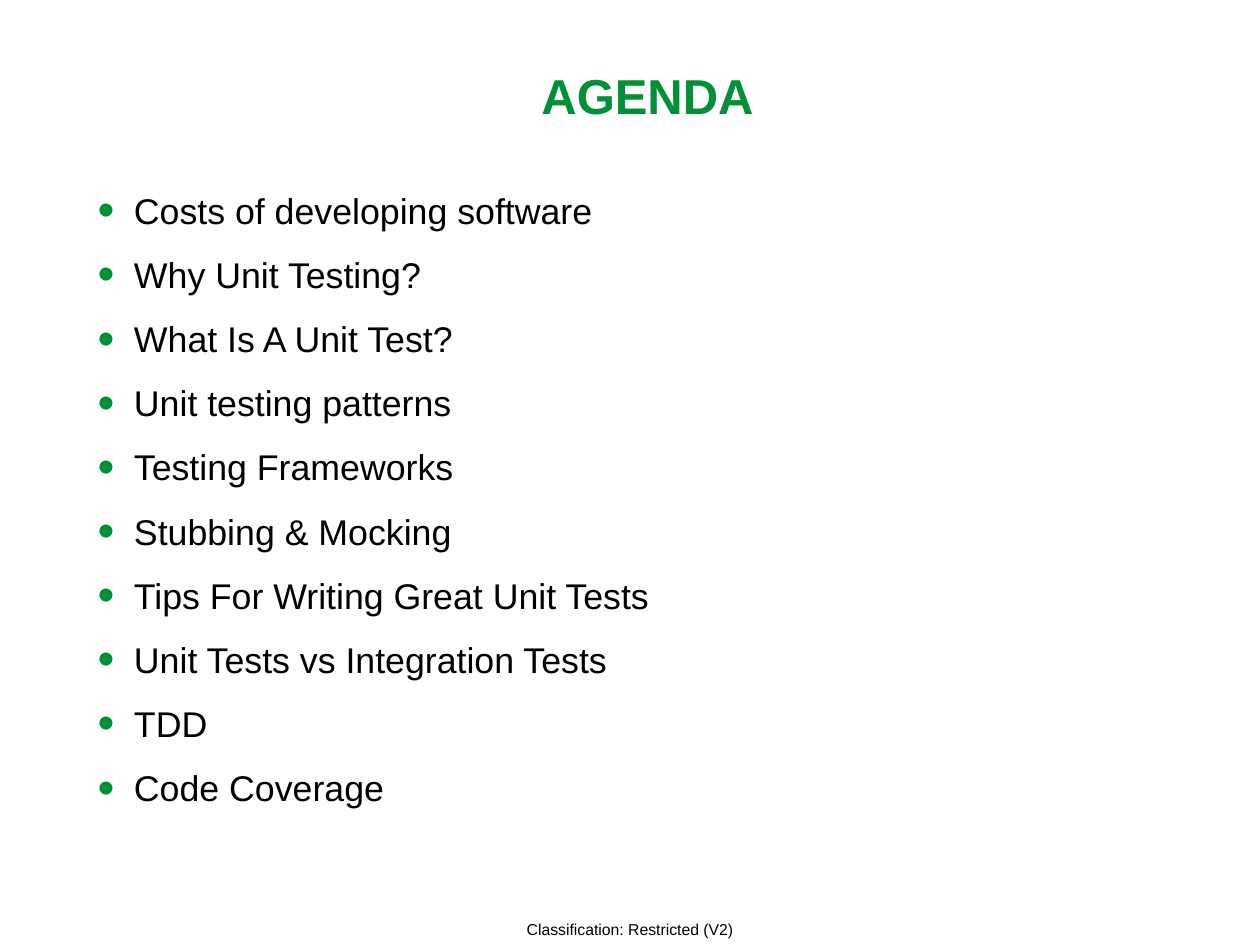
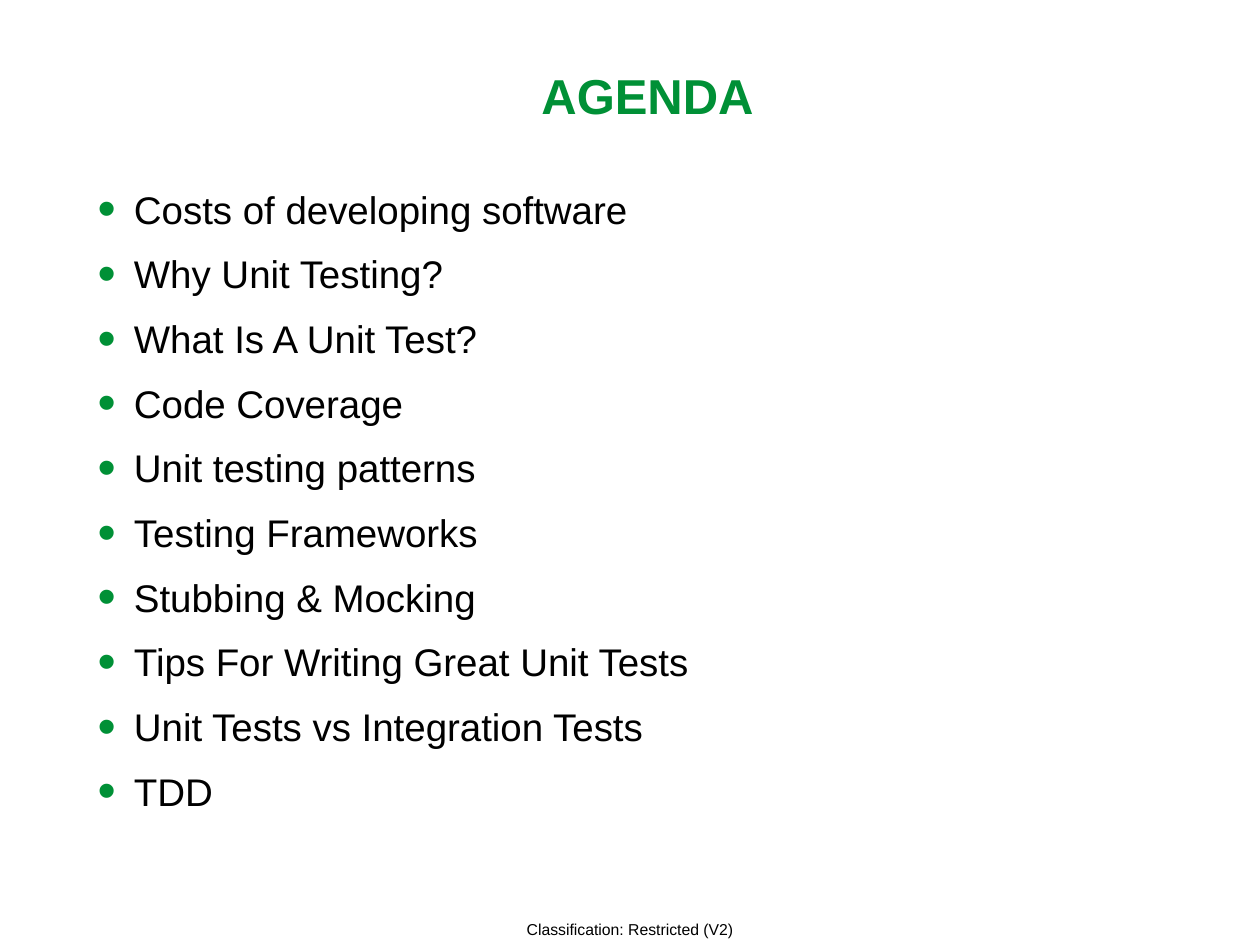
Before and after one commit to MarianCentric/summer_practice_2021, a slide deck: slide 2 of Developer testing 2021.pptx. Drawn at 1260x945 pixels with LibreOffice and Linux fonts; fonts in the diff are those of the drawing; background and template pictures are left out. Boxes give left, top, right and bottom in pixels: in the first picture for what was removed or moved away, otherwise in the second. Text is boxed around its words. In the diff, an @@ line names an element or a change of style, - is before the commit and + after.

```diff
--- a/Developer testing 2021.pptx
+++ b/Developer testing 2021.pptx
@@ text at [134,196,689,806]: size 20.4 to 22 pt; line spacing 1.5 to 1.4 @@
@@ text at [134,390,403,425]: paragraph added @@
+• Code Coverage
@@ text at [134,775,384,808]: paragraph removed @@
-• Code Coverage
```
Also in this commit, not shown: 55 other slides changed.
